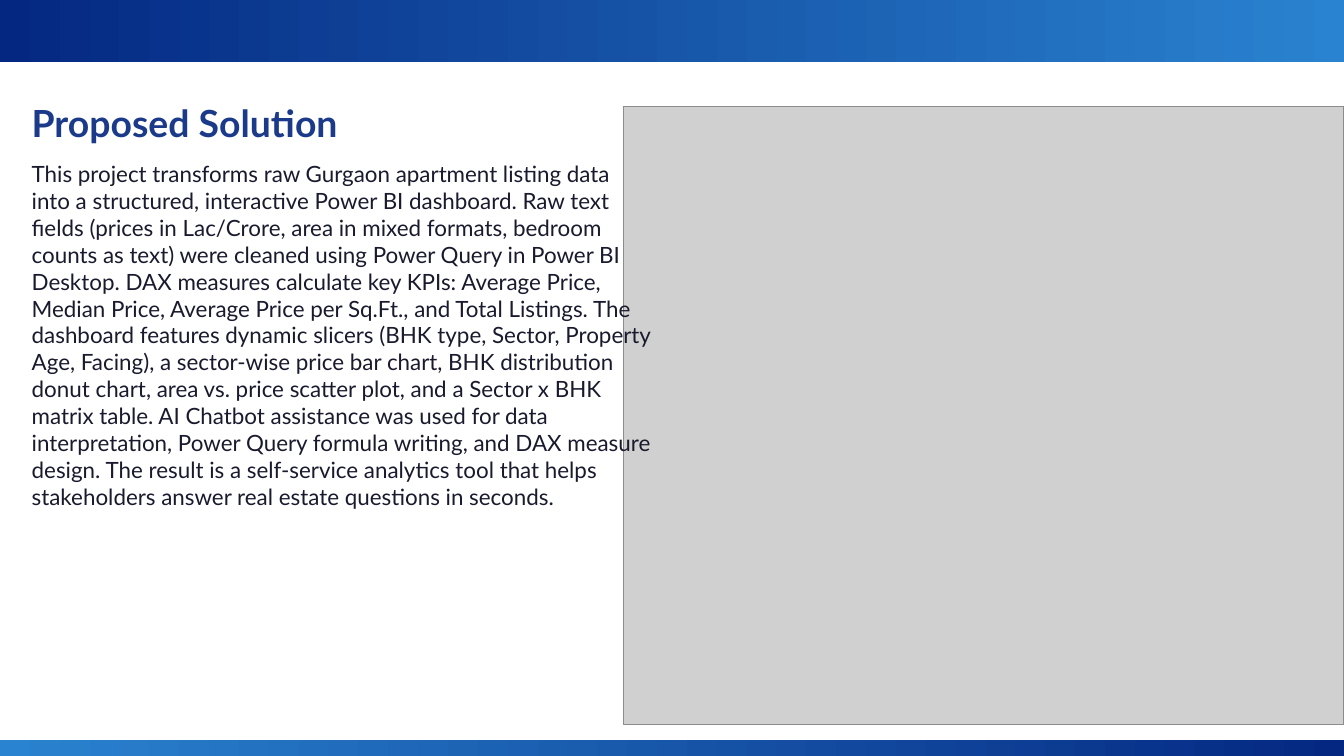
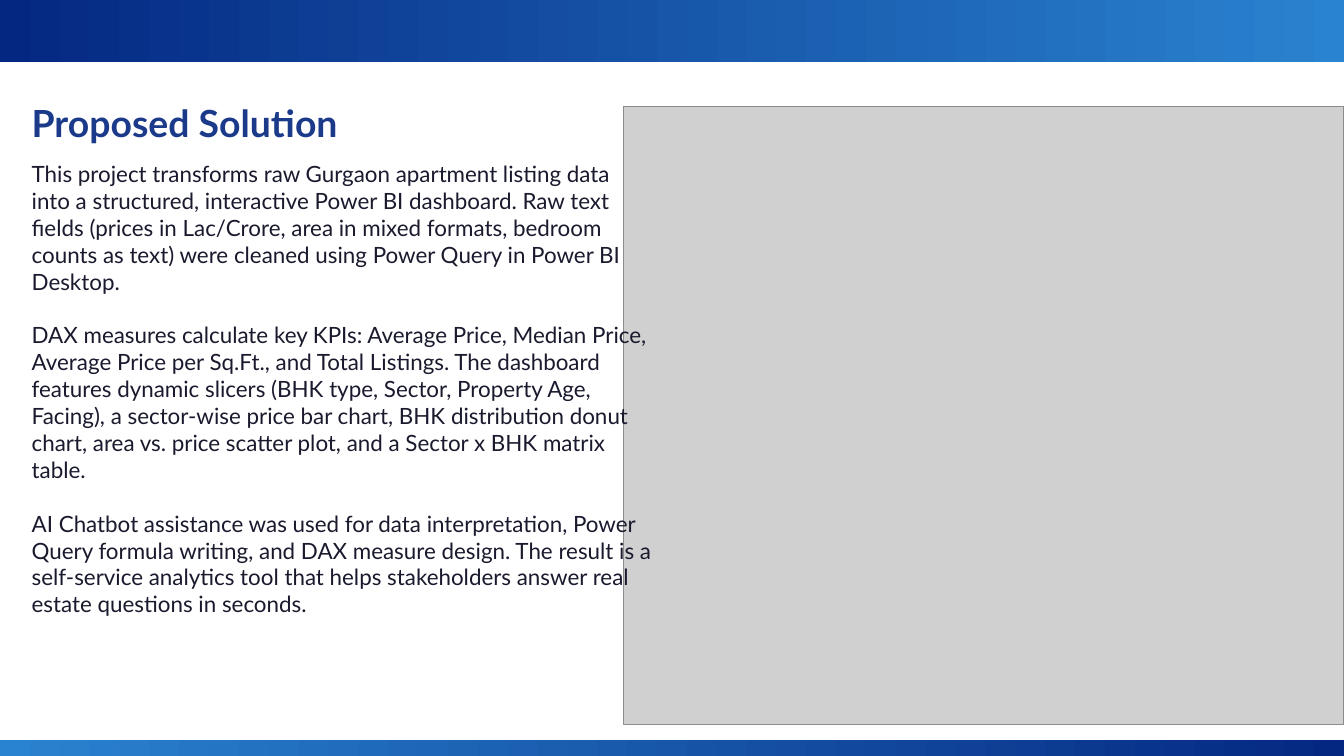
Before and after one commit to PrassiddhiSachdeva/Real-estate-Gurgaon-Power-BI-Dashboard, a slide deck: slide 5 of Gurgaon_RealEstate_Presentation.pptx. Drawn at 1344x756 pixels with LibreOffice and Linux fonts; fonts in the diff are those of the drawing; grey boxes stand for pictures; background and template pictures are left out. Boxes give left, top, right and bottom in pixels: in the first picture for what was removed or moved away, otherwise in the second. Text is boxed around its words. In the diff, an @@ line names an element or a change of style, - is before the commit and + after.

```diff
--- a/Gurgaon_RealEstate_Presentation.pptx
+++ b/Gurgaon_RealEstate_Presentation.pptx
@@ text at bbox=[32, 165, 651, 616]: text changed @@
-This project transforms raw Gurgaon apartment listing data into a structured, interactive Power BI dashboard. Raw text fields (prices in Lac/Crore, area in mixed formats, bedroom counts as text) were cleaned using Power Query in Power BI Desktop. DAX measures calculate key KPIs: Average Price, Median Price, Average Price per Sq.Ft., and Total Listings. The dashboard features dynamic slicers (BHK type, Sector, Property Age, Facing), a sector-wise price bar chart, BHK distribution donut chart, area vs. price scatter plot, and a Sector x BHK matrix table. AI Chatbot assistance was used for data interpretation, Power Query formula writing, and DAX measure design. The result is a self-service analytics tool that helps stakeholders answer real estate questions in seconds.
+This project transforms raw Gurgaon apartment listing data into a structured, interactive Power BI dashboard. Raw text fields (prices in Lac/Crore, area in mixed formats, bedroom counts as text) were cleaned using Power Query in Power BI Desktop.
+DAX measures calculate key KPIs: Average Price, Median Price, Average Price per Sq.Ft., and Total Listings. The dashboard features dynamic slicers (BHK type, Sector, Property Age, Facing), a sector-wise price bar chart, BHK distribution donut chart, area vs. price scatter plot, and a Sector x BHK matrix table.
+AI Chatbot assistance was used for data interpretation, Power Query formula writing, and DAX measure design. The result is a self-service analytics tool that helps stakeholders answer real estate questions in seconds.
```
Also in this commit, not shown: 4 slides added, 2 other files.
